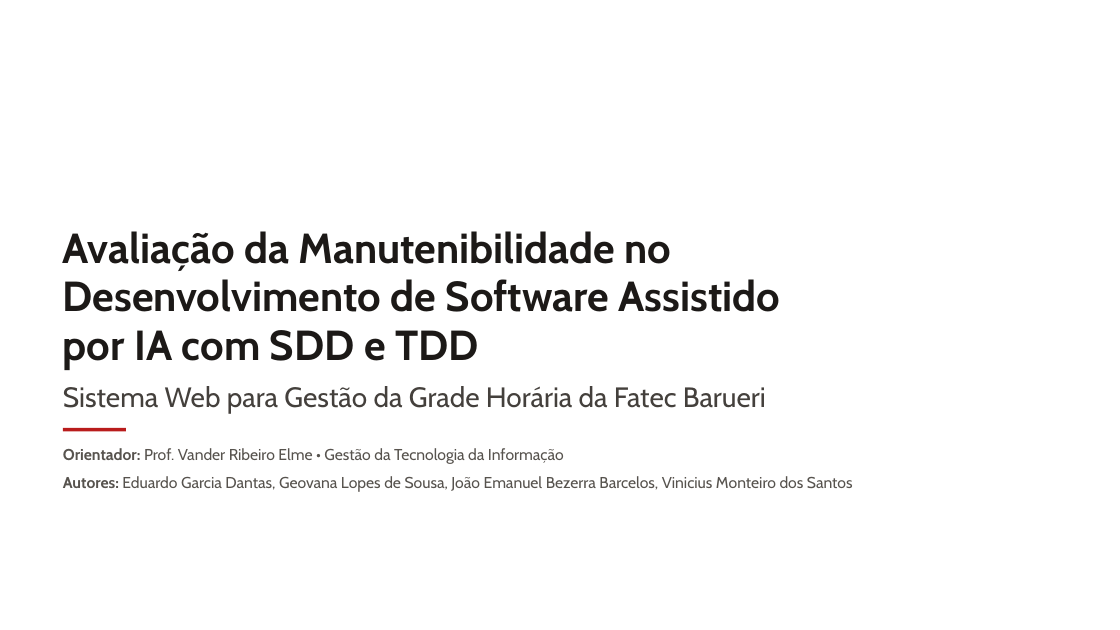
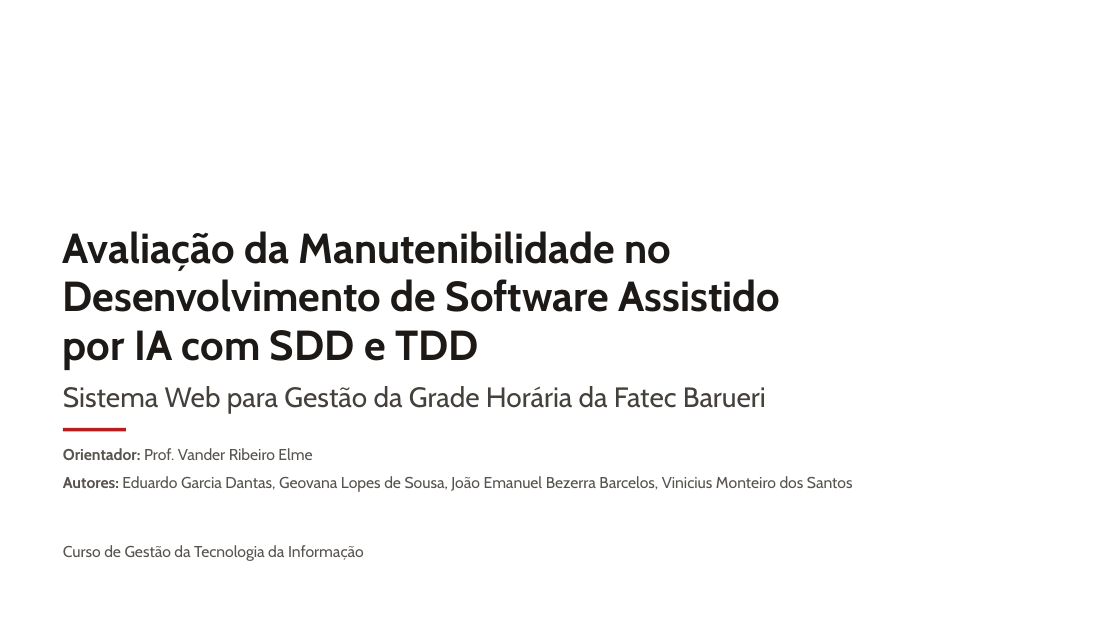
Before and after one commit to j-barcelos/ia-grade, a slide deck: slide 1 of apresentacao/TCC - SDD, TDD e IA na Grade Horária Fatec Barueri.pptx. Drawn at 1120x630 pixels with LibreOffice and Linux fonts; fonts in the diff are those of the drawing; background and template pictures are left out. Boxes give left, top, right and bottom in pixels: in the first picture for what was removed or moved away, otherwise in the second. Text is boxed around its words. In the diff, an @@ line names an element or a change of style, - is before the commit and + after.

```diff
--- a/apresentacao/TCC - SDD, TDD e IA na Grade Horária Fatec Barueri.pptx
+++ b/apresentacao/TCC - SDD, TDD e IA na Grade Horária Fatec Barueri.pptx
@@ text at bbox=[63, 448, 312, 460]: text changed @@
-Orientador: Prof. Vander Ribeiro Elme • Gestão da Tecnologia da Informação
+Orientador: Prof. Vander Ribeiro Elme
@@ text at bbox=[63, 545, 364, 561]: paragraph added @@
+Curso de Gestão da Tecnologia da Informação
```
Also in this commit, not shown: 5 other slides changed, 1 other file.
